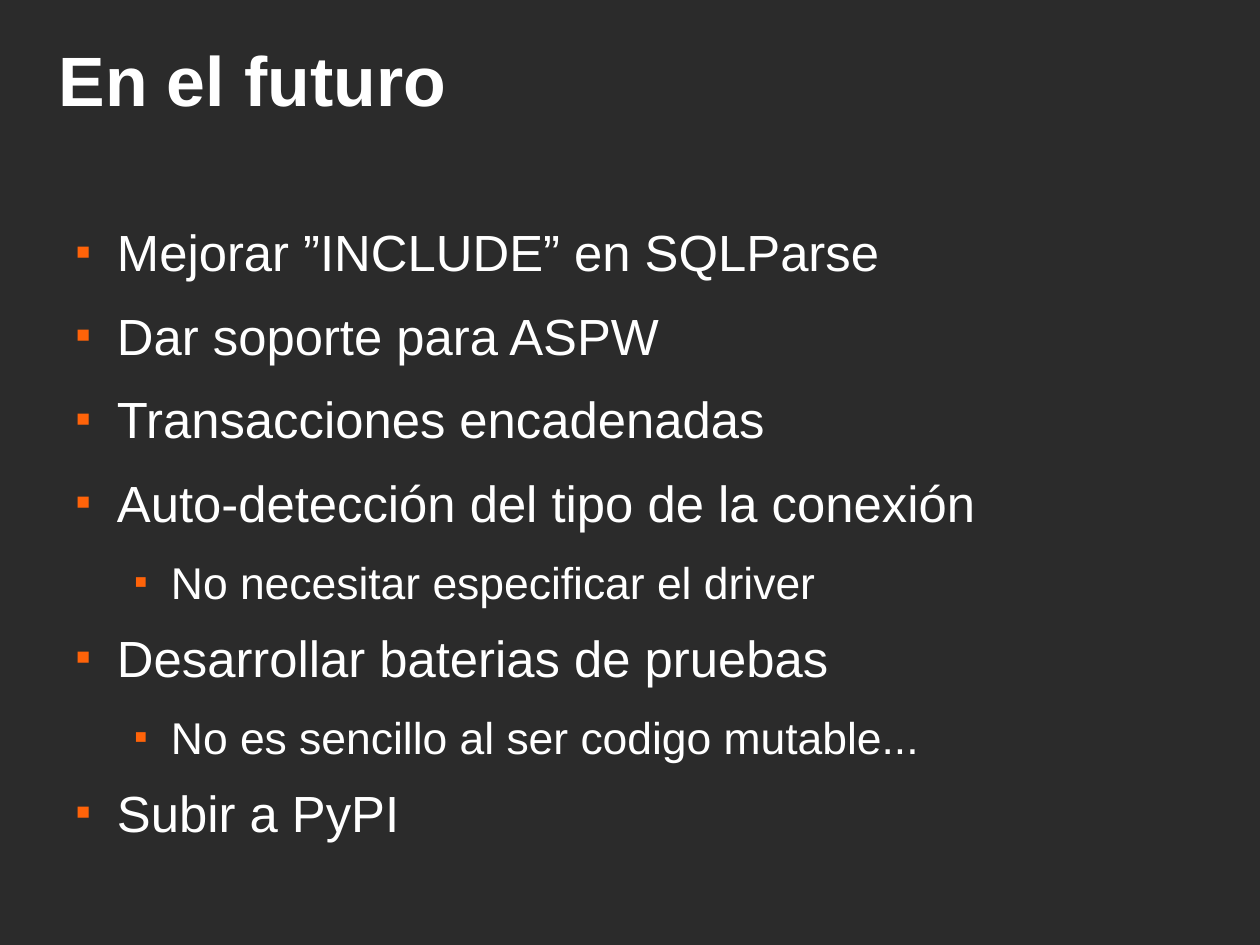
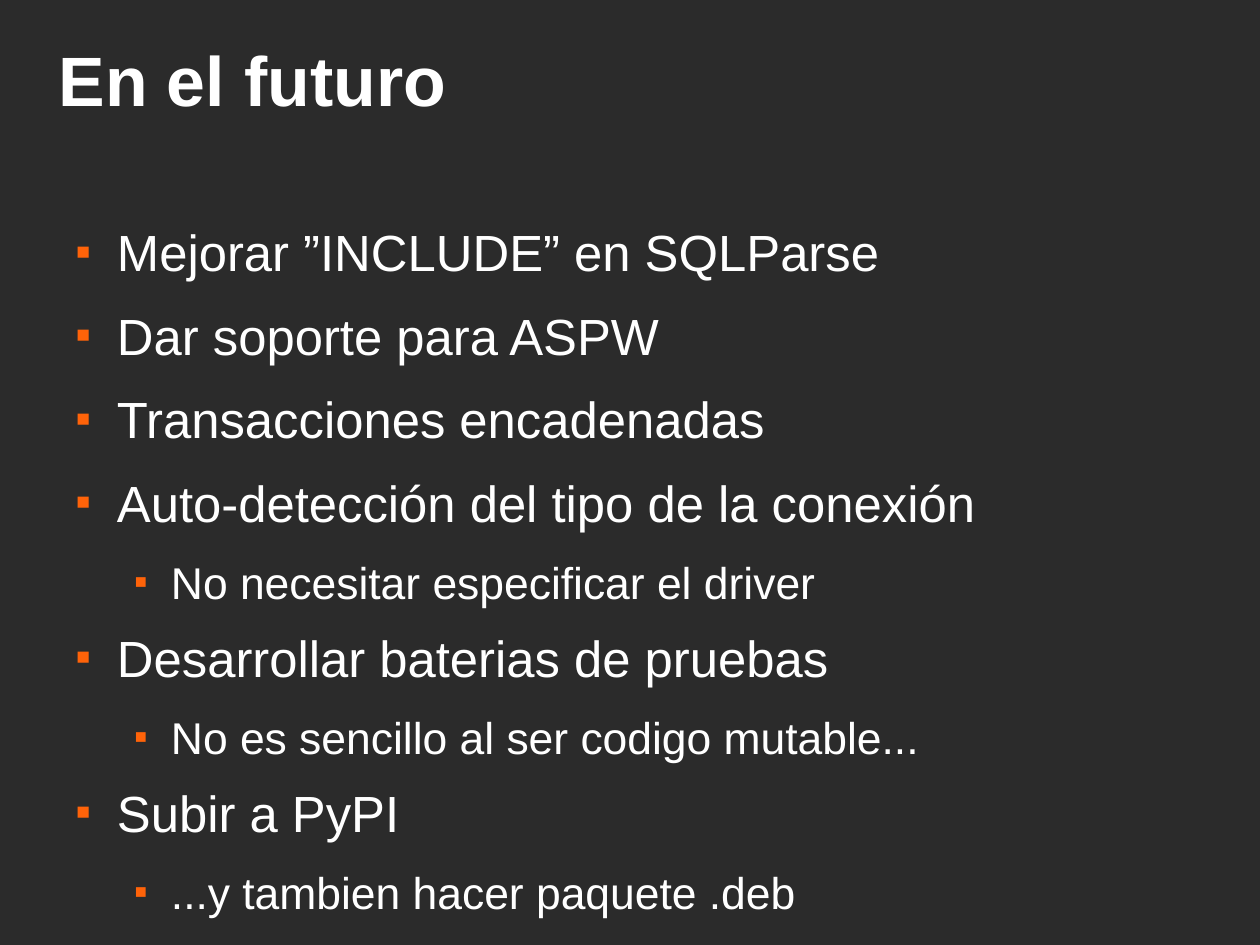
Before and after one commit to piranna/AntiORM, a slide deck: slide 6 of AntiORM.odp. Drawn at 1260x945 pixels with LibreOffice and Linux fonts; fonts in the diff are those of the drawing; background and template pictures are left out; a plain dark background stands for a picture behind light text. Boxes give left, top, right and bottom in pixels: in the first picture for what was removed or moved away, otherwise in the second. Text is boxed around its words. In the diff, an @@ line names an element or a change of style, - is before the commit and + after.

```diff
--- a/AntiORM.odp
+++ b/AntiORM.odp
@@ text at <box>171,876,795,918</box>: paragraph added @@
+  ■ ...y tambien hacer paquete .deb
```
Also in this commit, not shown: 1 other slide changed.
